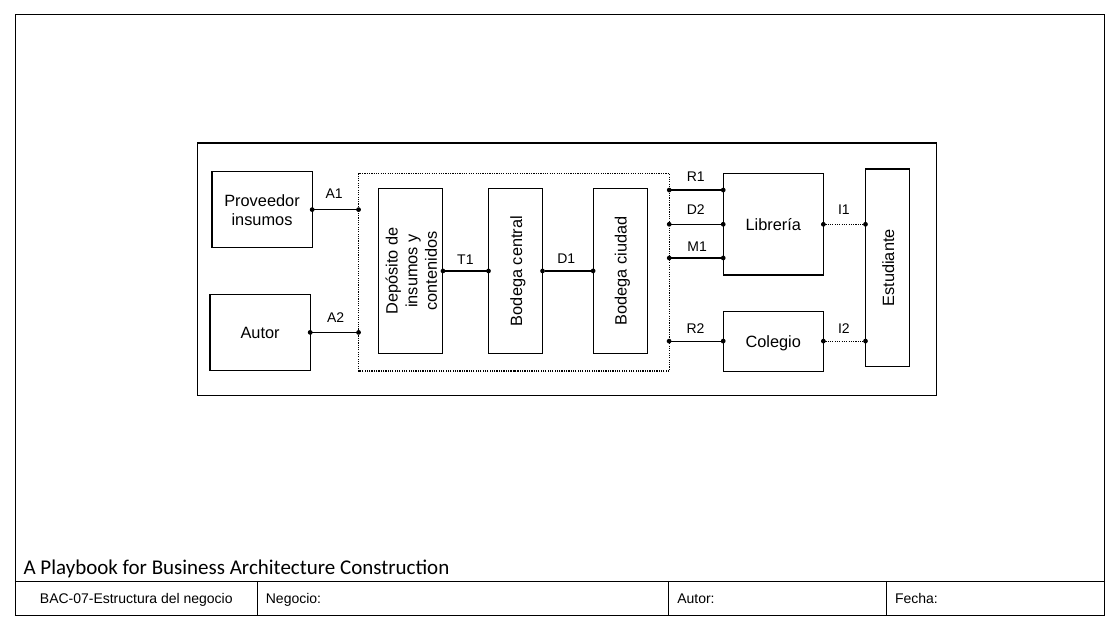
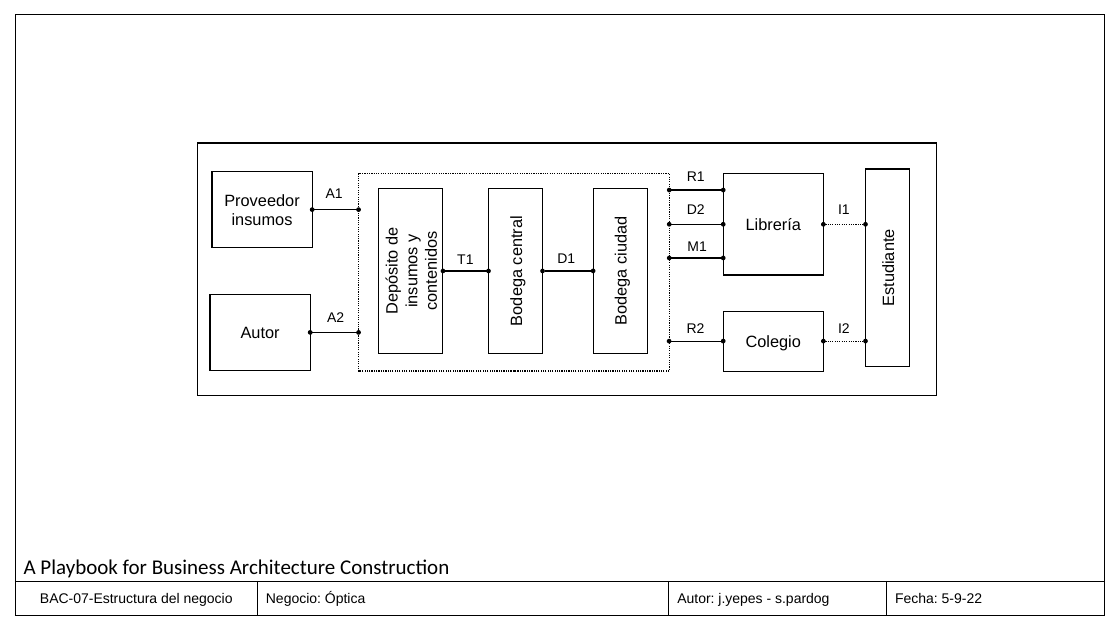
Before and after one commit to sergio-juandiego/arquiemp, a slide deck: slide 1 of HT-4/Optica BAC-07-Estructura del negocio.pptx. Drawn at 1120x630 pixels with LibreOffice and Linux fonts; fonts in the diff are those of the drawing. Boxes give left, top, right and bottom in pixels: in the first picture for what was removed or moved away, otherwise in the second. Text is boxed around its words. In the diff, an @@ line names an element or a change of style, - is before the commit and + after.

```diff
--- a/HT-4/Optica BAC-07-Estructura del negocio.pptx
+++ b/HT-4/Optica BAC-07-Estructura del negocio.pptx
@@ table at (x1=15, y1=581, x2=1104, y2=616) @@
-row 1: BAC-07-Estructura del negocio | Negocio: | Autor: | Fecha:
+row 1: BAC-07-Estructura del negocio | Negocio: Óptica | Autor: j.yepes - s.pardog | Fecha: 5-9-22
```
Also in this commit, not shown: 4 other files.
